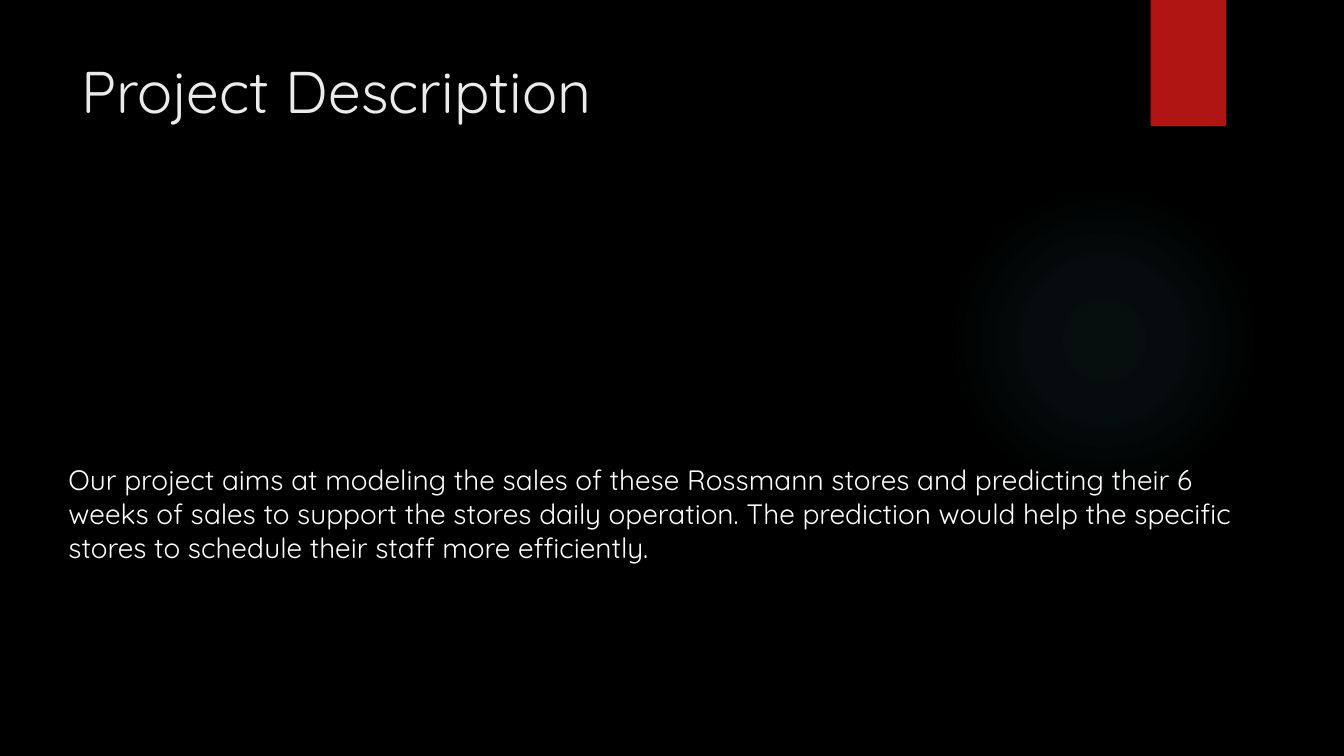
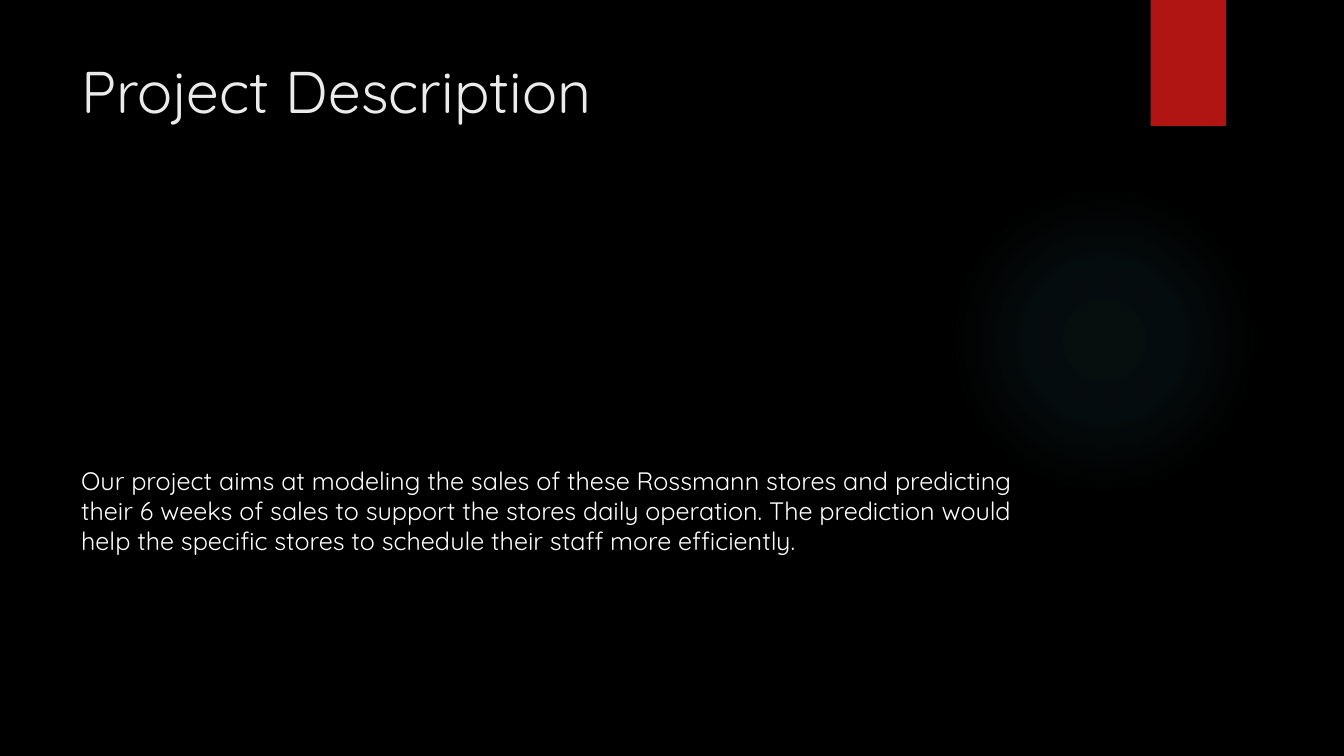
Before and after one commit to hq43/ORIE4741-Proj, a slide deck: slide 2 of Predicting Rossmann Store Sales.pptx. Drawn at 1344x756 pixels with LibreOffice and Linux fonts; fonts in the diff are those of the drawing; background and template pictures are left out. Boxes give left, top, right and bottom in pixels: in the first picture for what was removed or moved away, otherwise in the second. Text is boxed around its words. In the diff, an @@ line names an element or a change of style, - is before the commit and + after.

```diff
--- a/Predicting Rossmann Store Sales.pptx
+++ b/Predicting Rossmann Store Sales.pptx
@@ text "Our project aims at modeling ...": place and size @@
-text "Our project aims at modeling ..." at [68, 469, 1230, 564]
+text "Our project aims at modeling ..." at [81, 471, 1011, 555]
@@ text "Our project aims at modeling ..." at [81, 471, 1011, 555]: size 20 to 18 pt; less space between paragraphs; rotation 270 to 0 degrees @@
```
Also in this commit, not shown: 1 other slide changed.
